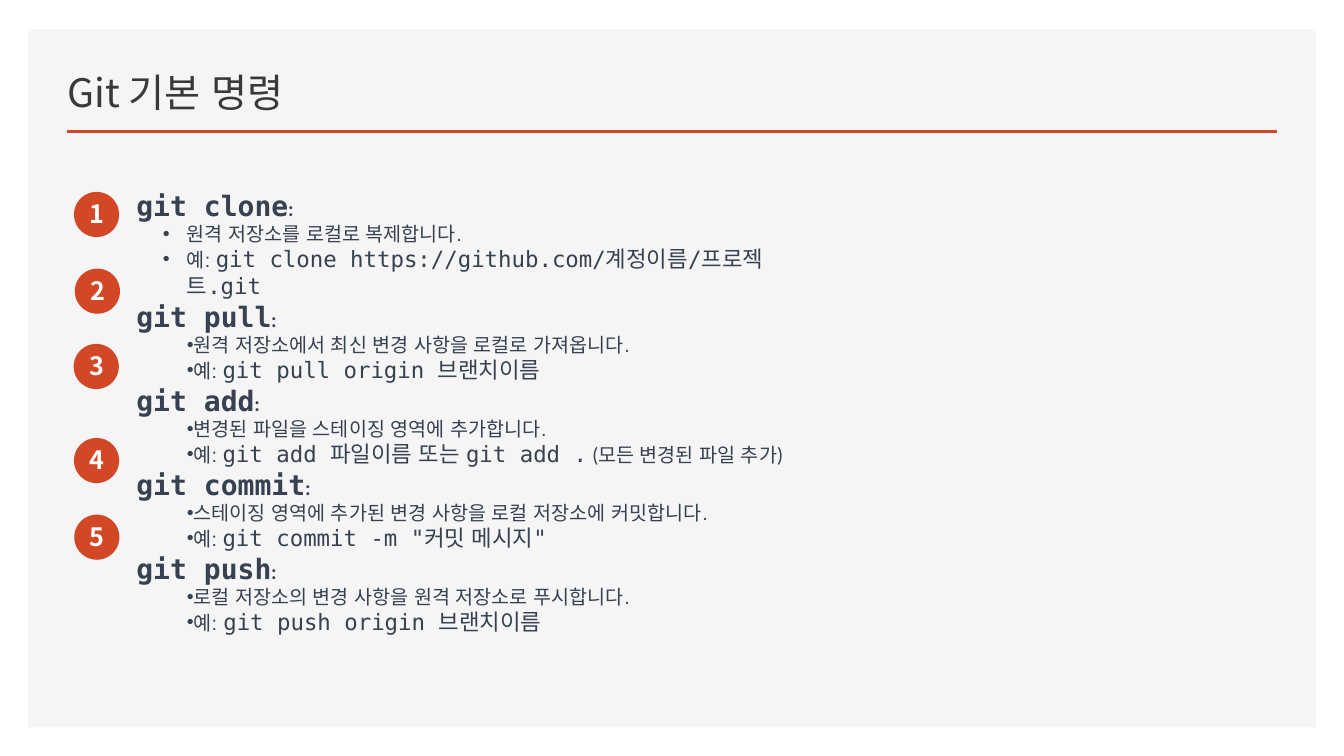
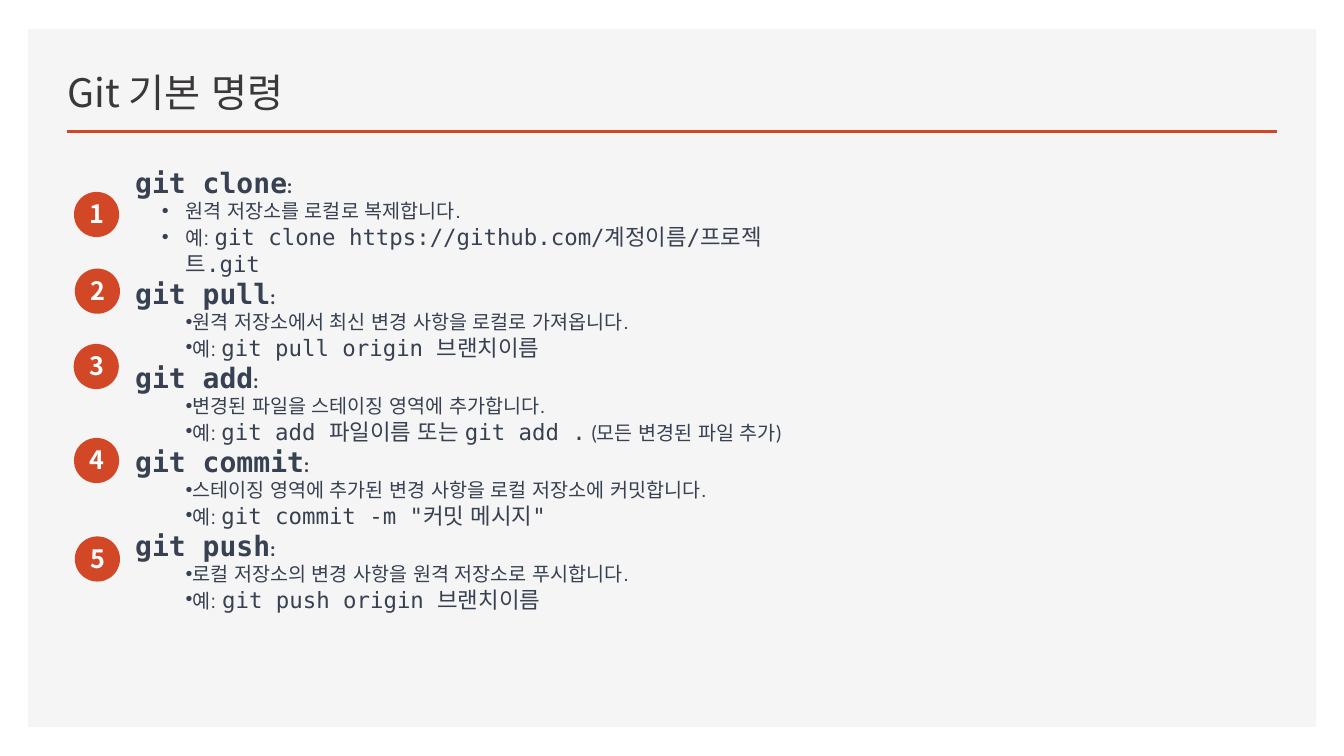
Before and after one commit to yoojinlee-hub/for_TortoiseGit, a slide deck: slide 4 of Github 시작.pptx. Drawn at 1344x756 pixels with LibreOffice and Linux fonts; fonts in the diff are those of the drawing. Boxes give left, top, right and bottom in pixels: in the first picture for what was removed or moved away, otherwise in the second. Text is boxed around its words. In the diff, an @@ line names an element or a change of style, - is before the commit and + after.

Commit message:
edit file

```diff
--- a/Github 시작.pptx
+++ b/Github 시작.pptx
@@ text "git clone:": place and size @@
-text "git clone:" at bbox=[136, 193, 783, 635]
+text "git clone:" at bbox=[135, 171, 782, 613]
@@ text "5": place and size @@
-text "5" at bbox=[90, 527, 105, 547]
+text "5" at bbox=[90, 549, 105, 569]
@@ ellipse: place and size @@
-ellipse at bbox=[75, 515, 120, 561]
+ellipse at bbox=[75, 536, 120, 582]
```
Also in this commit, not shown: 1 other slide changed.
